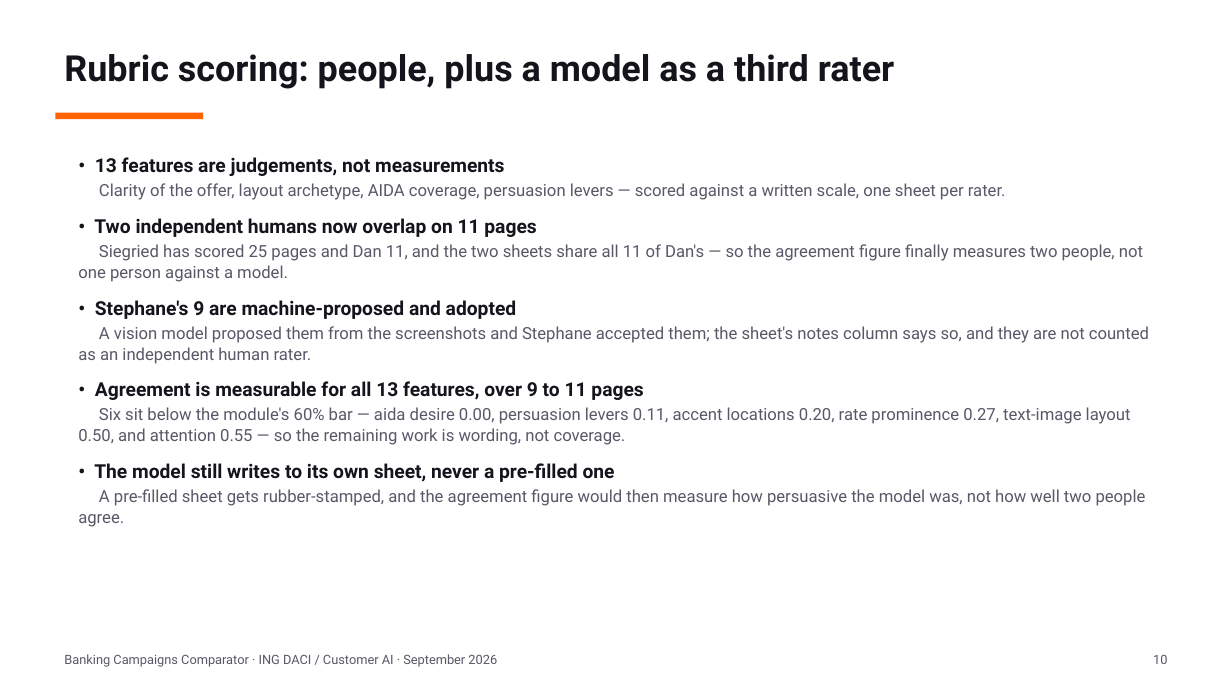
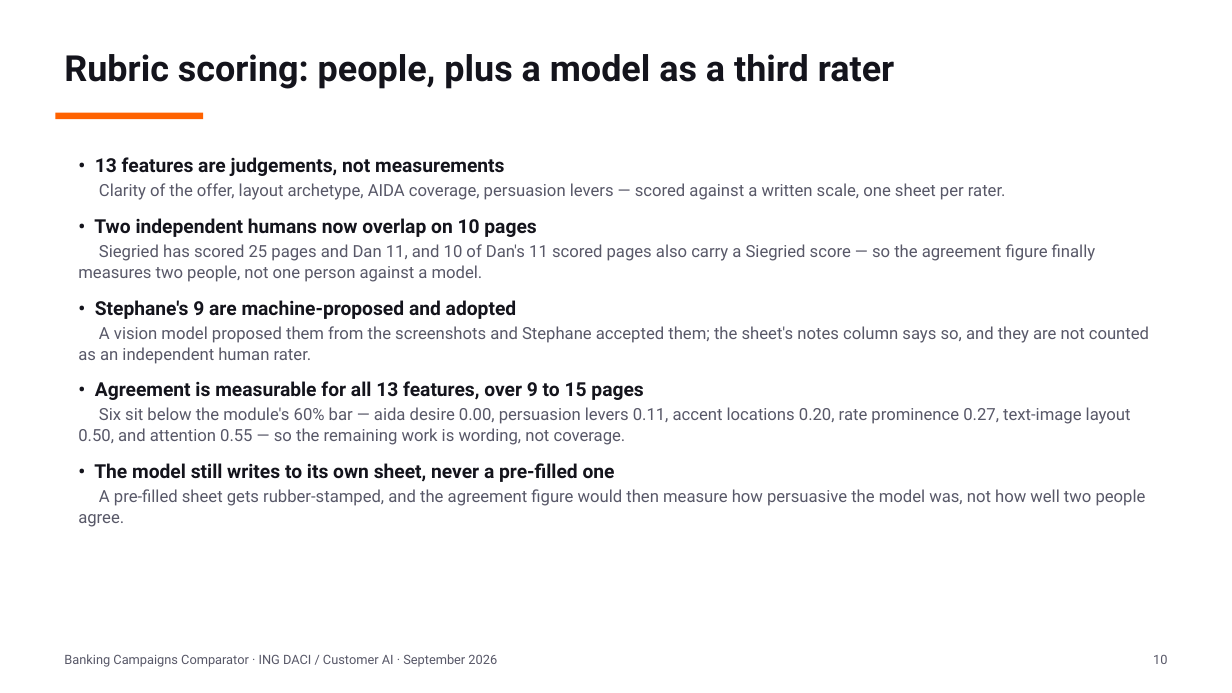
Before and after one commit to Siegried81/ing-usecase, a slide deck: slide 10 of docs/Banking_Campaigns_Comparator.pptx. Drawn at 1232x693 pixels with LibreOffice and Linux fonts; fonts in the diff are those of the drawing. Boxes give left, top, right and bottom in pixels: in the first picture for what was removed or moved away, otherwise in the second. Text is boxed around its words. In the diff, an @@ line names an element or a change of style, - is before the commit and + after.

Commit message:
docs: align the rubric figures with the full-scope sheets
The three human sheets now cover every captured page as blank rows, so two
stated figures were wrong: Dan and Siegried share 10 scored pages, not 11, and
agreement spans 9 to 15 pages, not 9 to 11. Corrected in the README, the
decision entry, D06 and the deck, and operations.json is regenerated from the
sheets that are now on main (Dan 51 / Siegried 63 / Stephane 63 rows).

The deck was rebuilt and the video re-rendered (15.7 min, 36.0 MB), including a
fresh Rubric tab screenshot that shows the full-scope sheets.

```diff
--- a/docs/Banking_Campaigns_Comparator.pptx
+++ b/docs/Banking_Campaigns_Comparator.pptx
@@ text at [78, 218, 1095, 282]: text changed @@
-• Two independent humans now overlap on 11 pages
-Siegried has scored 25 pages and Dan 11, and the two sheets share all 11 of Dan's — so the agreement figure finally measures two people, not one person against a model.
+• Two independent humans now overlap on 10 pages
+Siegried has scored 25 pages and Dan 11, and 10 of Dan's 11 scored pages also carry a Siegried score — so the agreement figure finally measures two people, not one person against a model.
@@ text at [95, 381, 643, 400]: text changed @@
-• Agreement is measurable for all 13 features, over 9 to 11 pages
+• Agreement is measurable for all 13 features, over 9 to 15 pages
```
Also in this commit, not shown: 2 other slides changed, 5 other files.
